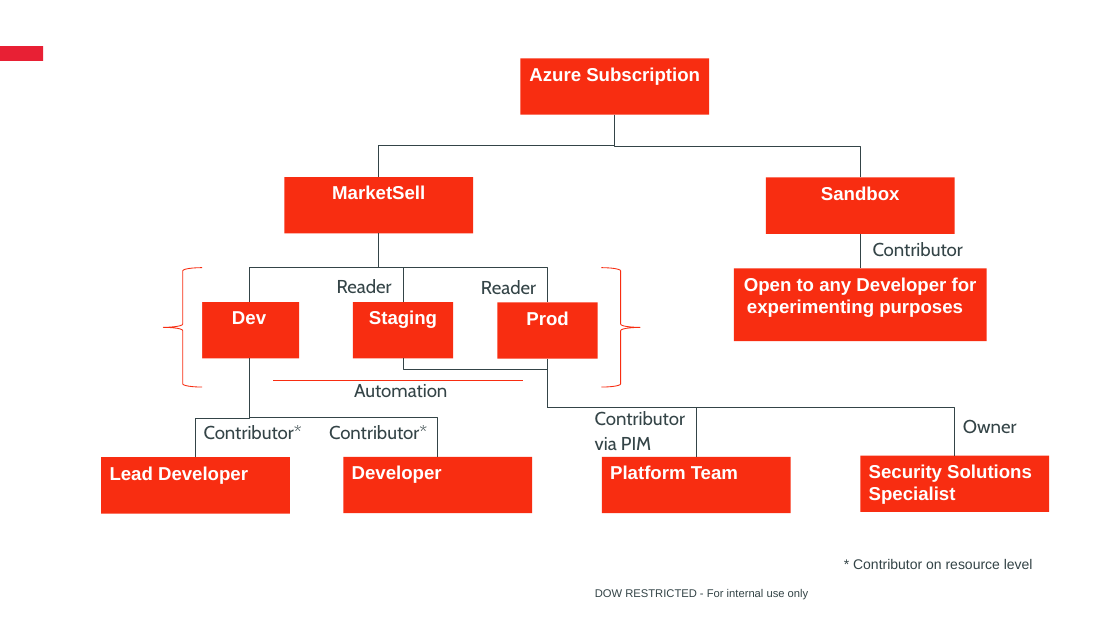
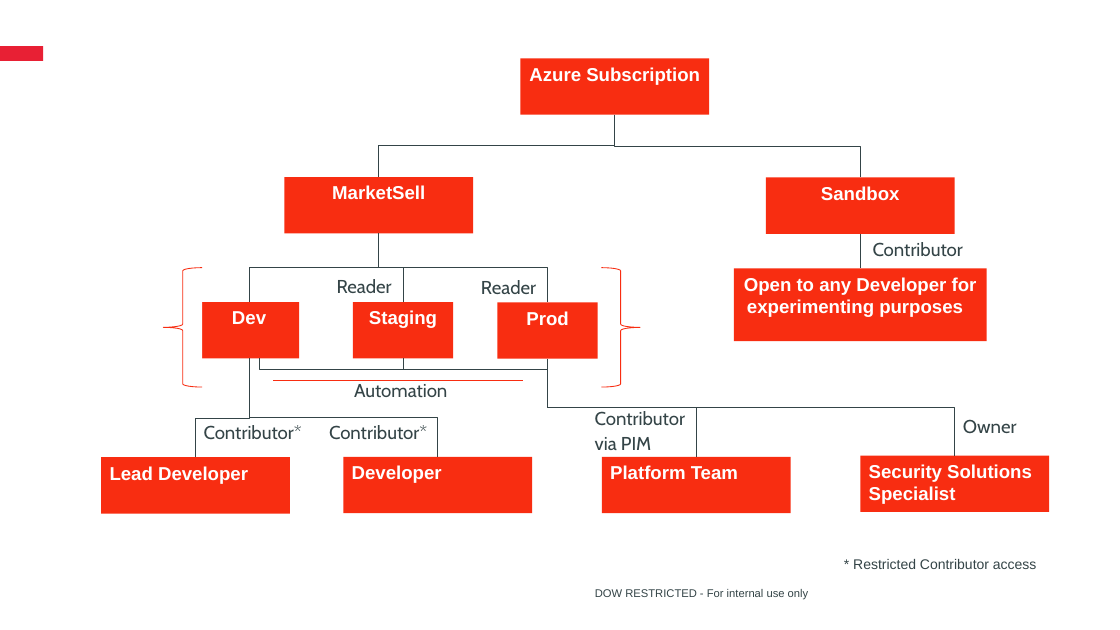
Before and after one commit to waynephillips/cloud-native-development, a slide deck: slide 4 of docs/devops/images/devops-overview/devops-overview-diagrams.pptx. Drawn at 1120x630 pixels with LibreOffice and Linux fonts; fonts in the diff are those of the drawing; background and template pictures are left out. Boxes give left, top, right and bottom in pixels: in the first picture for what was removed or moved away, otherwise in the second. Text is boxed around its words. In the diff, an @@ line names an element or a change of style, - is before the commit and + after.

Commit message:
DevOps Overview: Update Access-related Info (#34)

```diff
--- a/docs/devops/images/devops-overview/devops-overview-diagrams.pptx
+++ b/docs/devops/images/devops-overview/devops-overview-diagrams.pptx
@@ elbow line added from (404, 370) to (260, 358), #344447 0.75 pt @@
@@ text at [853, 559, 1037, 569]: text changed @@
-* Contributor on resource level
+* Restricted Contributor access
```
Also in this commit, not shown: 1 other slide changed, 3 other files.
